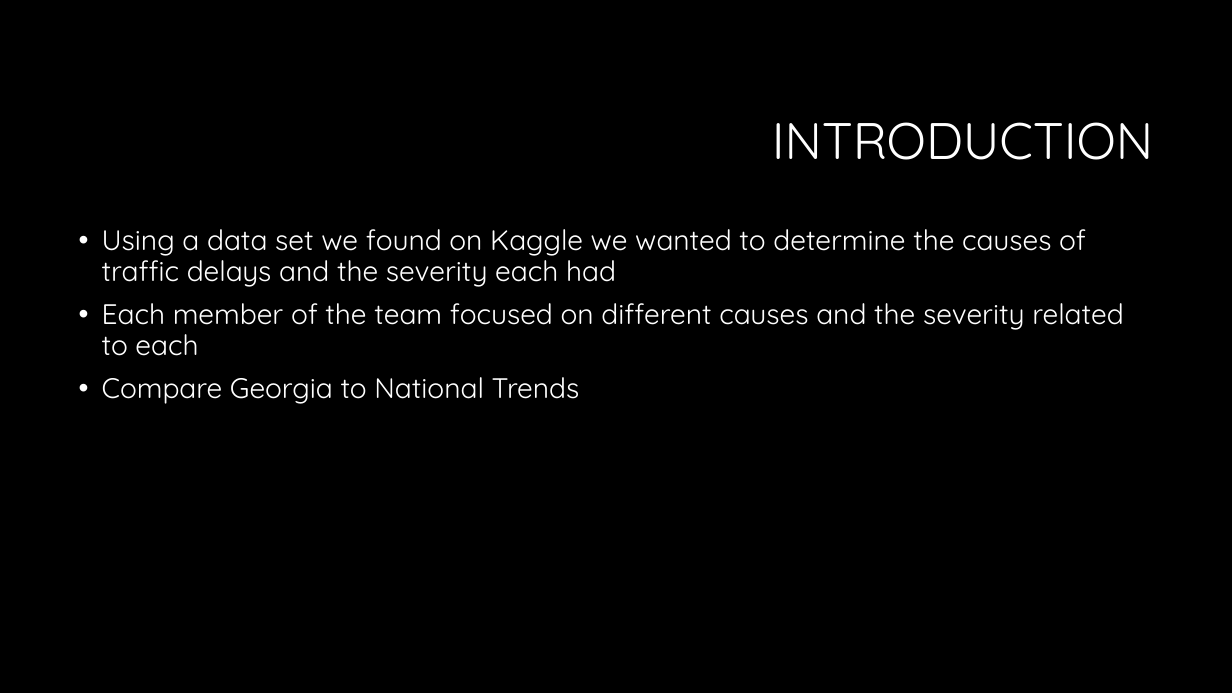
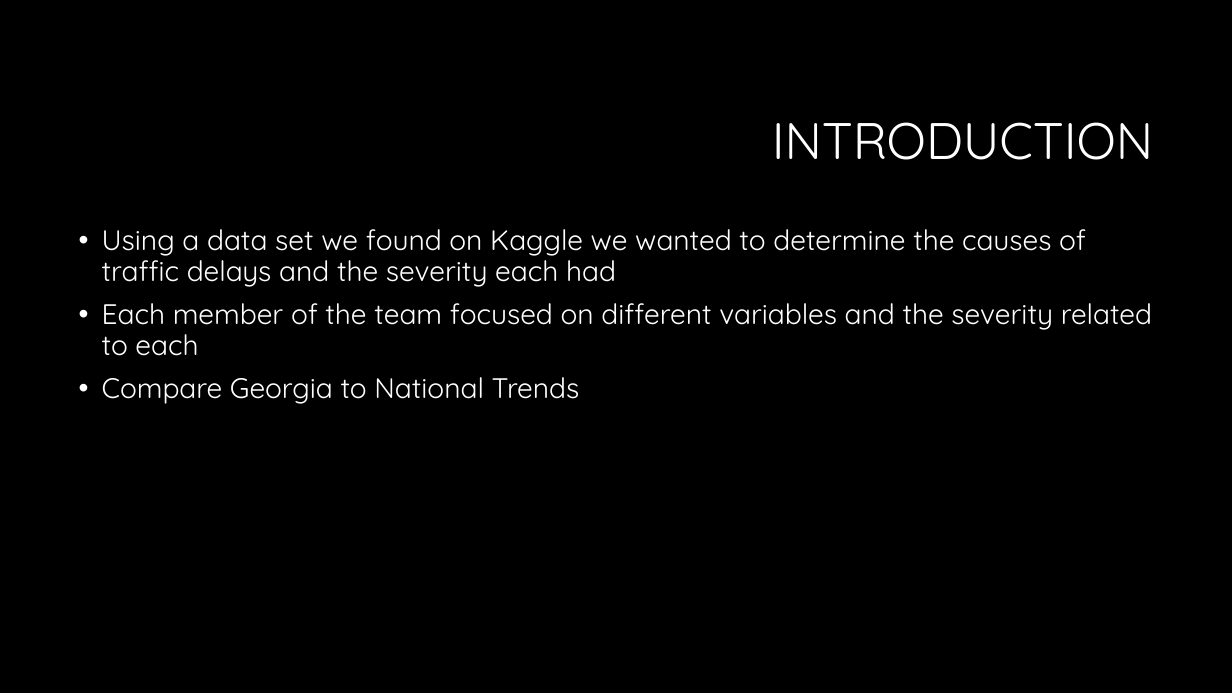
Before and after one commit to caravella483/project1, a slide deck: slide 2 of project1.pptx. Drawn at 1232x693 pixels with LibreOffice and Linux fonts; fonts in the diff are those of the drawing; background and template pictures are left out. Boxes give left, top, right and bottom in pixels: in the first picture for what was removed or moved away, otherwise in the second. Text is boxed around its words. In the diff, an @@ line names an element or a change of style, - is before the commit and + after.

```diff
--- a/project1.pptx
+++ b/project1.pptx
@@ text at (102,303,1152,356): text changed @@
-• Each member of the team focused on different causes and the severity related to each
+• Each member of the team focused on different variables and the severity related to each
```
Also in this commit, not shown: 1 other slide changed, 1 other file.
